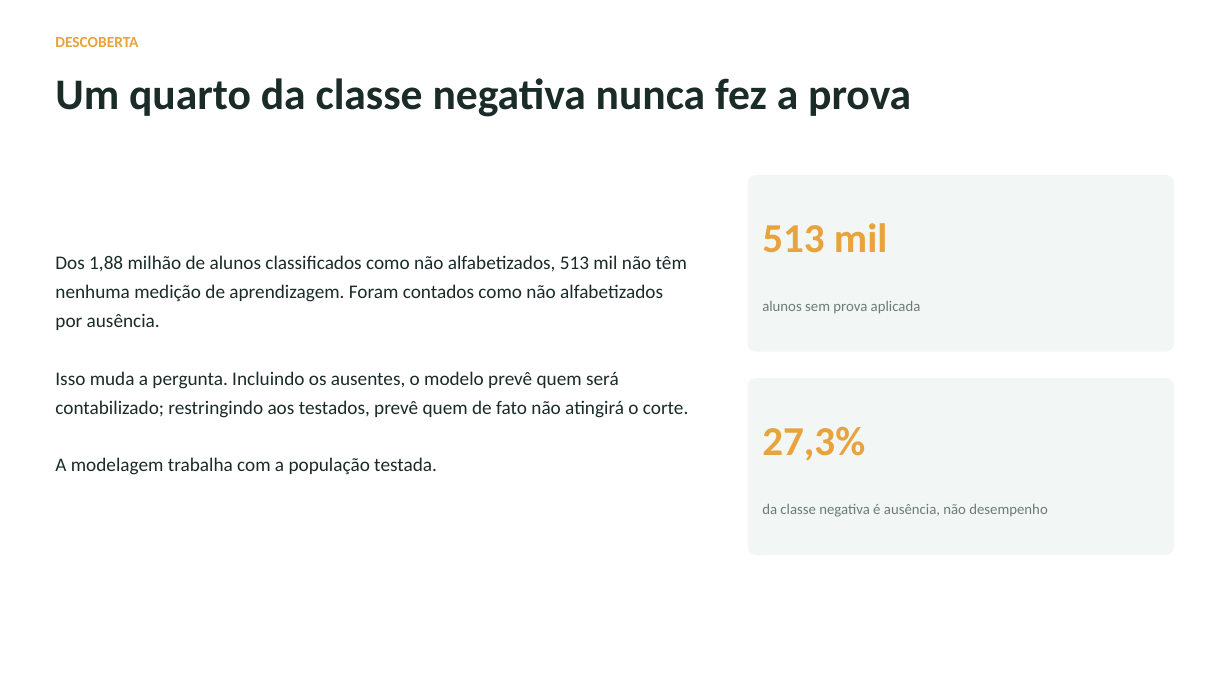
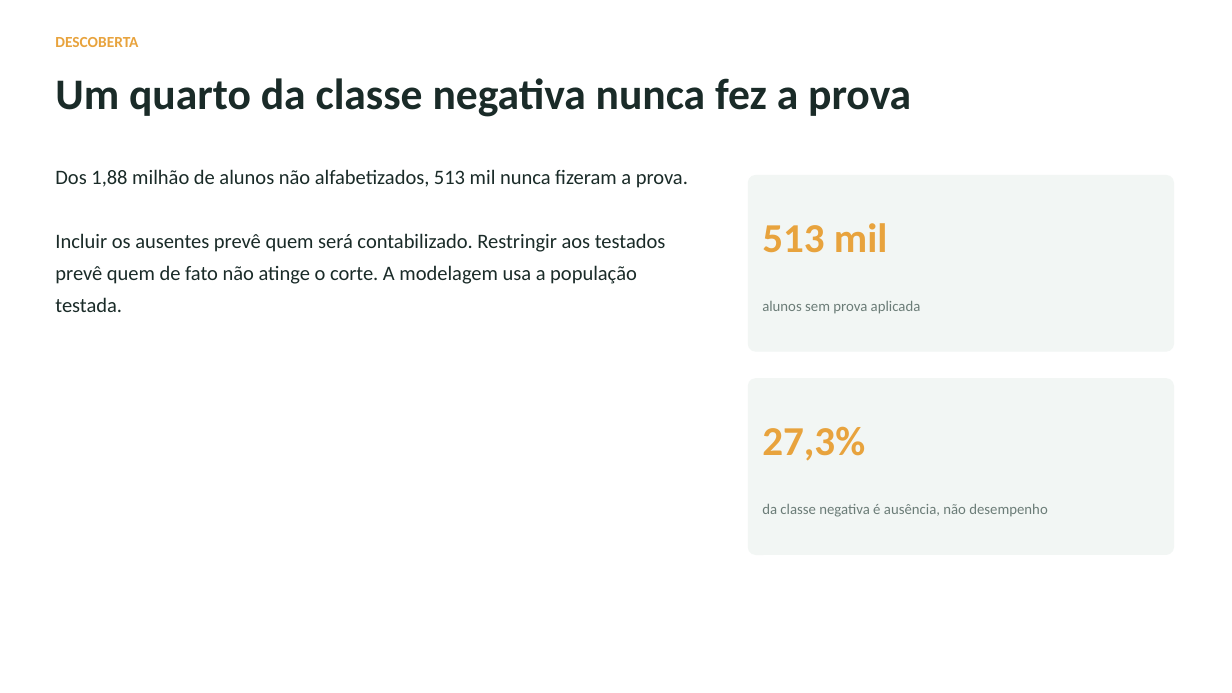
Before and after one commit to tcarvalhodiniz/tech-challenge-fase3, a slide deck: slide 5 of docs/apresentacao.pptx. Drawn at 1232x693 pixels with LibreOffice and Linux fonts; fonts in the diff are those of the drawing. Boxes give left, top, right and bottom in pixels: in the first picture for what was removed or moved away, otherwise in the second. Text is boxed around its words. In the diff, an @@ line names an element or a change of style, - is before the commit and + after.

```diff
--- a/docs/apresentacao.pptx
+++ b/docs/apresentacao.pptx
@@ text at (55, 169, 688, 312): text changed; size 15 to 16 pt @@
-Dos 1,88 milhão de alunos classificados como não alfabetizados, 513 mil não têm nenhuma medição de aprendizagem. Foram contados como não alfabetizados por ausência.
-Isso muda a pergunta. Incluindo os ausentes, o modelo prevê quem será contabilizado; restringindo aos testados, prevê quem de fato não atingirá o corte.
-A modelagem trabalha com a população testada.
+Dos 1,88 milhão de alunos não alfabetizados, 513 mil nunca fizeram a prova.
+Incluir os ausentes prevê quem será contabilizado. Restringir aos testados prevê quem de fato não atinge o corte. A modelagem usa a população testada.
@@ text "Dos 1,88 milhão de alunos ..." at (55, 169, 688, 312): vertical alignment middle to top @@
```
Also in this commit, not shown: 9 other slides changed, 10 other files.
